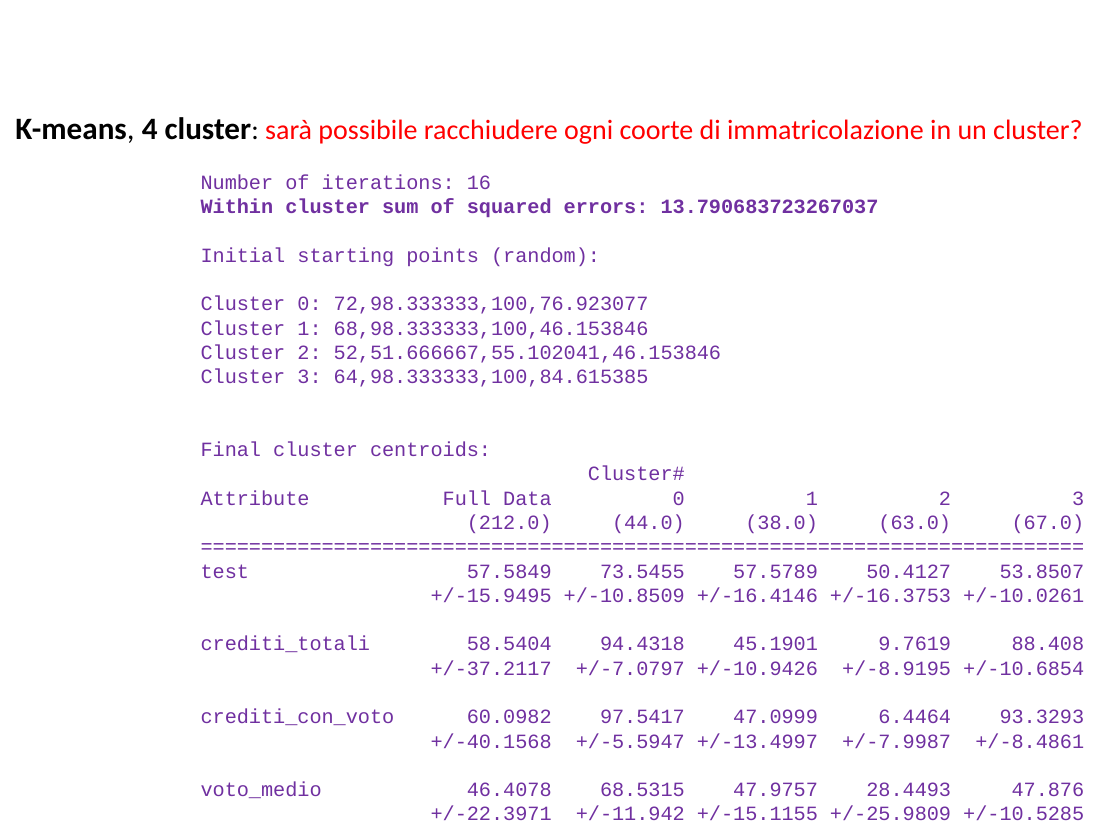
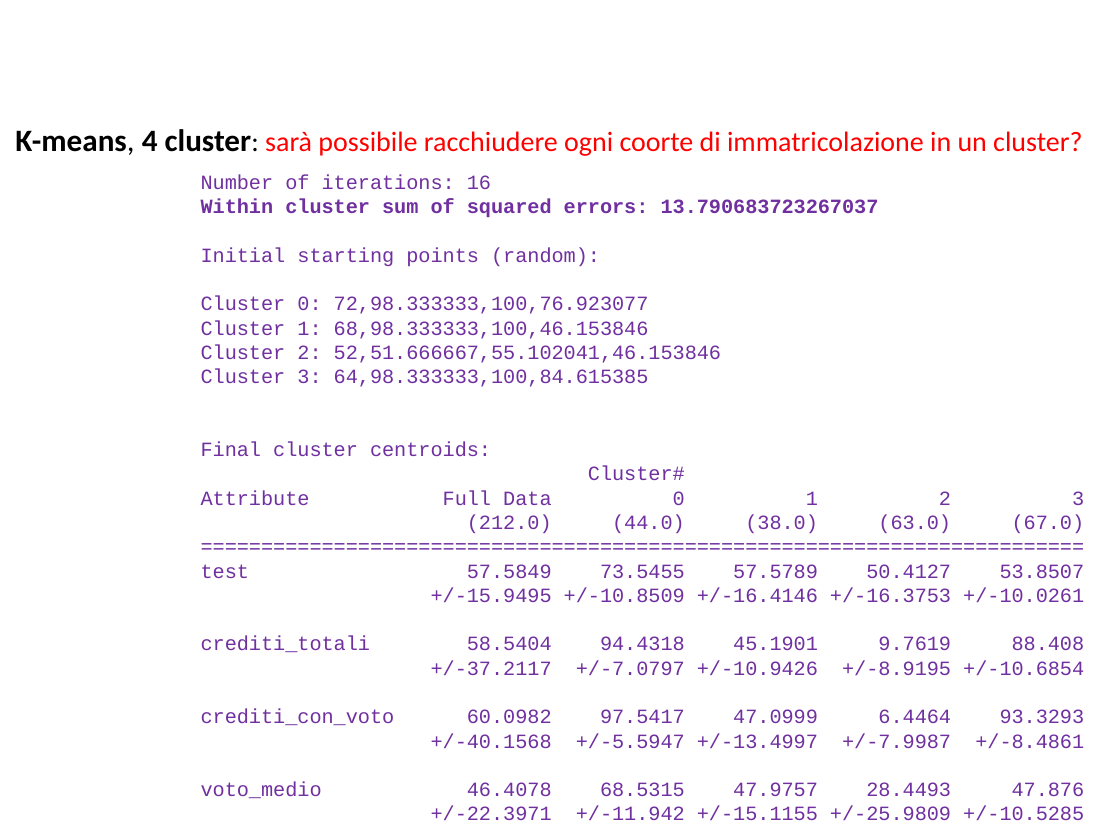
Before and after one commit to BlacknDecker/unifi, a slide deck: slide 48 of relazione.pptx (slide 47 before the commit). Drawn at 1120x840 pixels with LibreOffice and Linux fonts; fonts in the diff are those of the drawing; background and template pictures are left out. Boxes give left, top, right and bottom in pixels: in the first picture for what was removed or moved away, otherwise in the second. Text is boxed around its words. In the diff, an @@ line names an element or a change of style, - is before the commit and + after.

```diff
--- a/relazione.pptx
+++ b/relazione.pptx
@@ text "K-means, 4 cluster: sarà possibile ...": place and size @@
-text "K-means, 4 cluster: sarà possibile ..." at <box>15,117,1082,144</box>
+text "K-means, 4 cluster: sarà possibile ..." at <box>15,129,1082,156</box>
```
Also in this commit, not shown: 1 other slide changed, 3 slides added, 2 other files.
